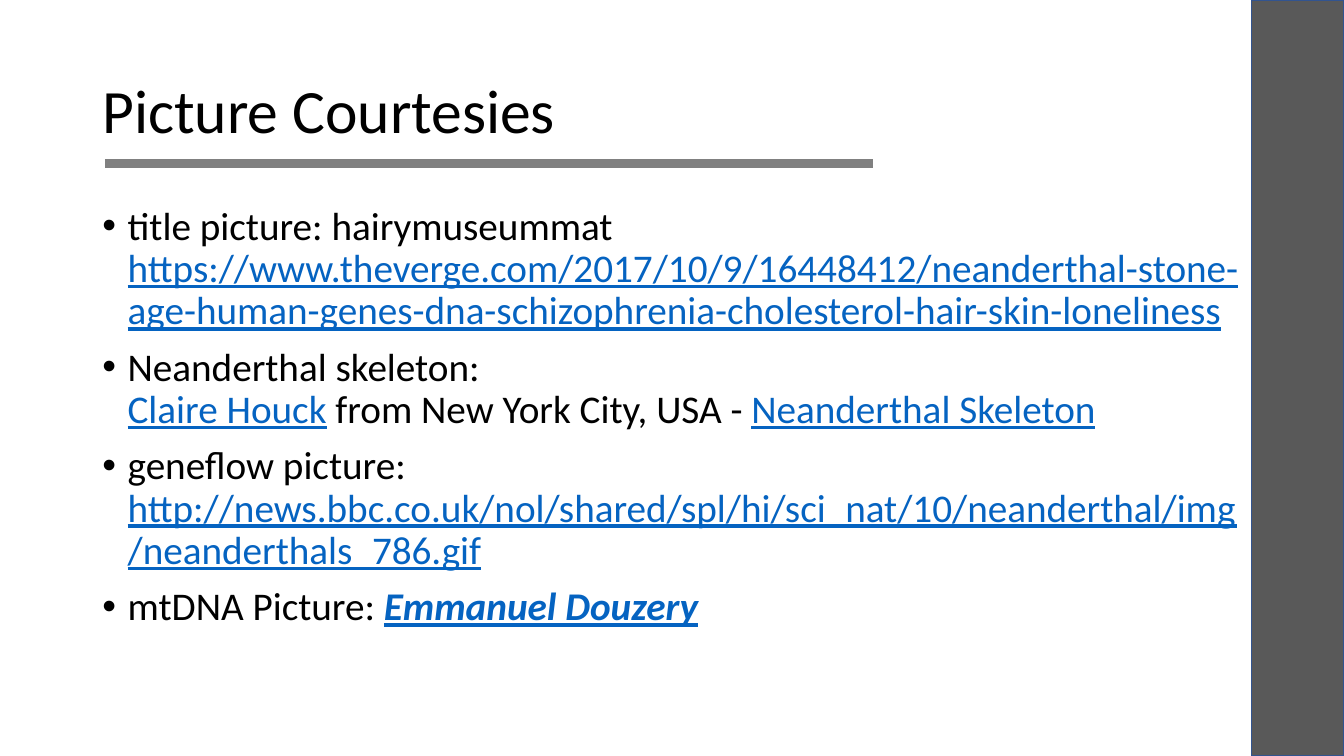
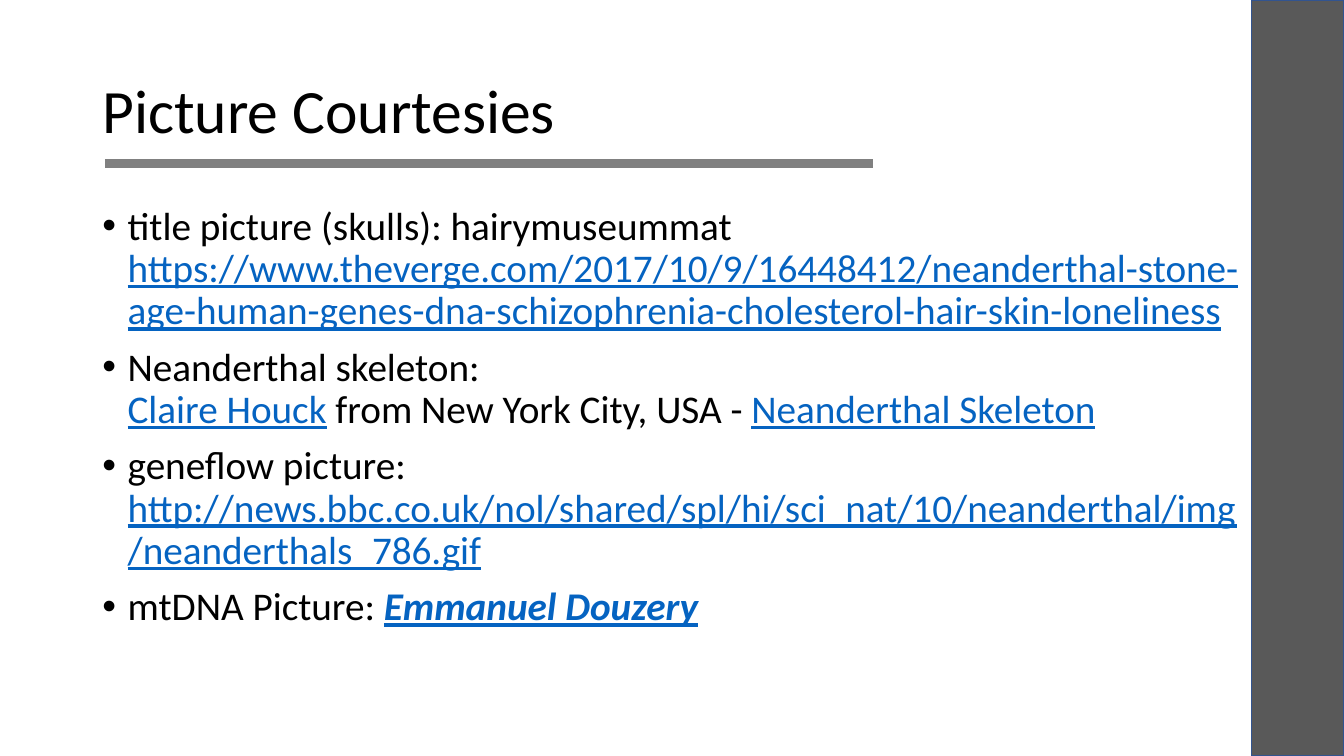
Before and after one commit to laksannathan/Biopython, a slide deck: slide 10 of humans_demo/Humans.pptx. Drawn at 1344x756 pixels with LibreOffice and Linux fonts; fonts in the diff are those of the drawing. Boxes give left, top, right and bottom in pixels: in the first picture for what was removed or moved away, otherwise in the second. Text is boxed around its words. In the diff, an @@ line names an element or a change of style, - is before the commit and + after.

Commit message:
ppp

```diff
--- a/humans_demo/Humans.pptx
+++ b/humans_demo/Humans.pptx
@@ text at (128, 211, 1239, 331): text changed @@
-• title picture: hairymuseummat https://www.theverge.com/2017/10/9/16448412/neanderthal-stone-age-human-genes-dna-schizophrenia-cholesterol-hair-skin-loneliness
+• title picture (skulls): hairymuseummat https://www.theverge.com/2017/10/9/16448412/neanderthal-stone-age-human-genes-dna-schizophrenia-cholesterol-hair-skin-loneliness
```
Also in this commit, not shown: 4 other slides changed.
